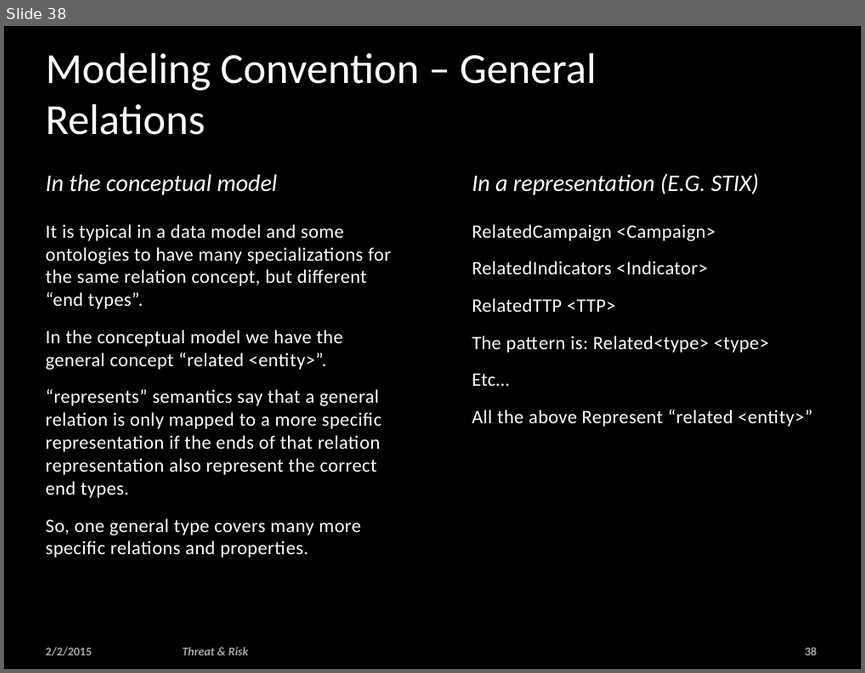
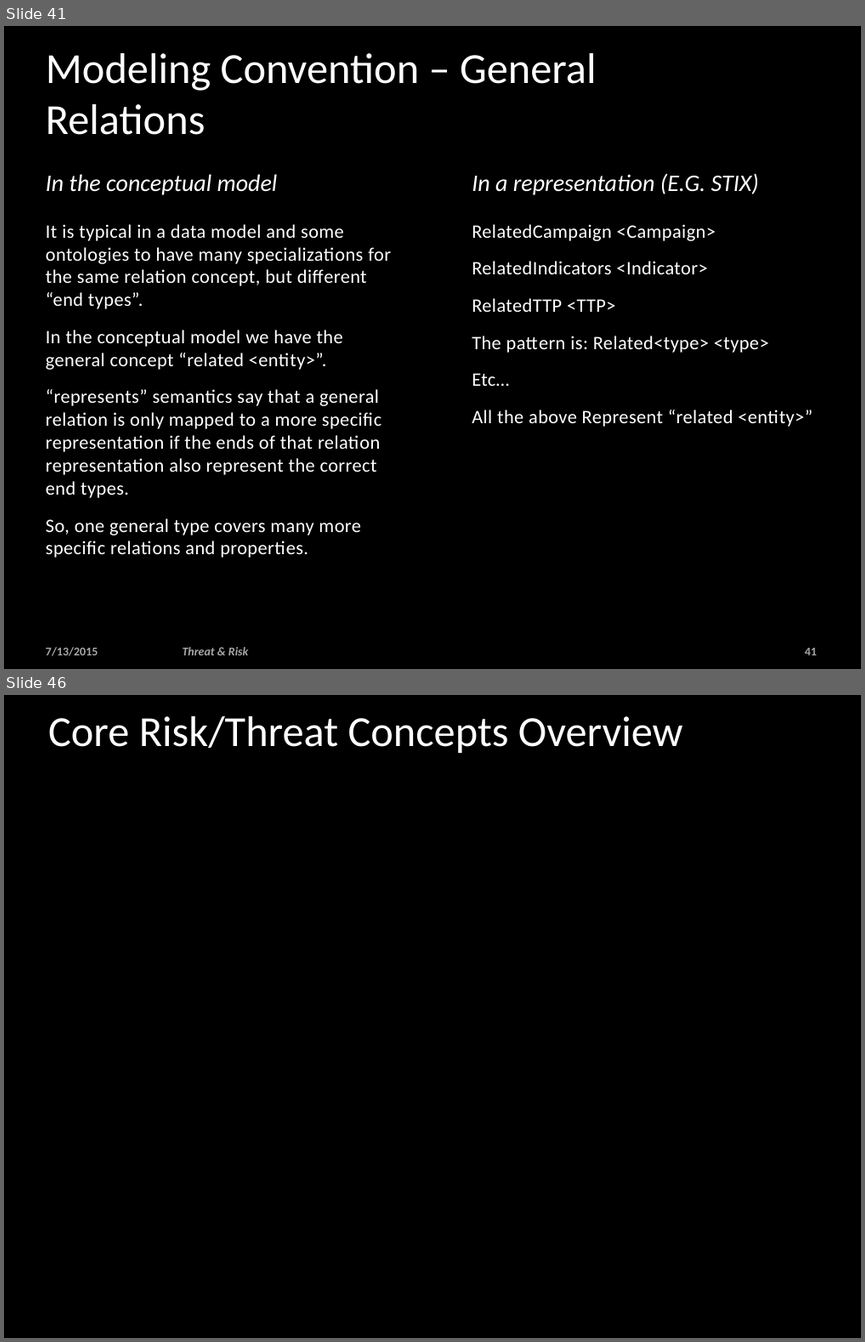
Before and after one commit to omg-threat-modeling/phase1, a slide deck: Team/Threat-risk -enguagement.pptx. Shown one above the other, each under a label of ours: slide 38 before the commit, slides 41 and 46 after it; the slides between them are not shown. The pictures are 865x673 and 865x1342 pixels, drawn with LibreOffice and Linux fonts; fonts in the diff are those of the drawing; background and template pictures are left out. Boxes give left, top, right and bottom in pixels: in the first picture for what was removed or moved away, otherwise in the second. Text is boxed around its words. In the diff, an @@ line names an element or a change of style, - is before the commit and + after.

```diff
--- a/Team/Threat-risk -enguagement.pptx
+++ b/Team/Threat-risk -enguagement.pptx
@@ slide 46 added at (4, 695, 861, 1338), background picture (left out); not listed: 1 template element that a slide beside it also shows @@
@@ title added at (48, 716, 683, 753), 36 pt, text #FFFFFF @@
+Core Risk/Threat Concepts Overview
@@ what was slide 38 is now slide 41 @@
@@ slide 41 changed as well @@
@@ text at (46, 646, 98, 656): text changed @@
-2/2/2015
+7/13/2015
@@ page number at (805, 647, 817, 655): text changed @@
-38
+41
```
Also in this commit, not shown: 48 other slides changed, 25 other slides added, 8 slides removed, 2 other files.
